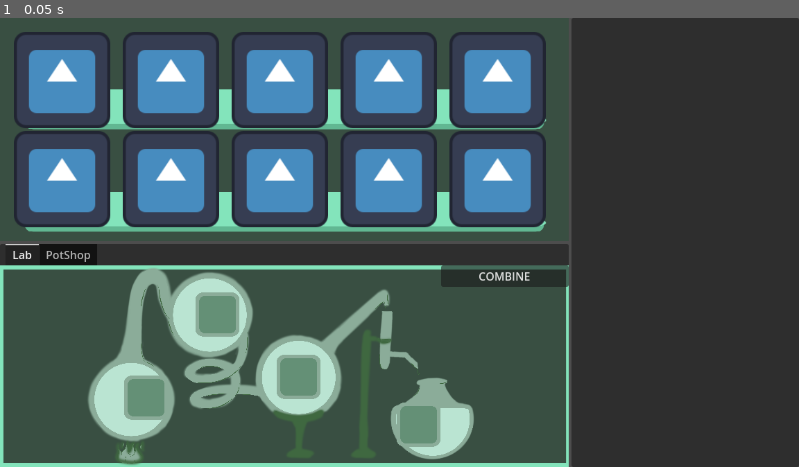
Above: before the commit, frame 1.
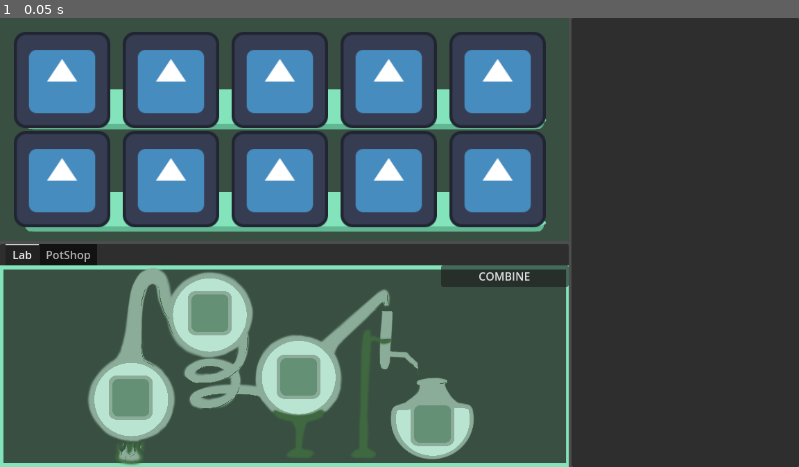
Above: after the commit, the same moment.

Repository: Girlies-stdio/elementalchemy
Game: Godot game, scene res://Scenes/main.tscn
Two runs of this game, one before a commit and one after it. Both use one fixed random seed, a clock stepped at 60 frames per second and the inputs below. The engine's default icon, where the game draws it, is replaced by a stand-in: a white triangle on a blue panel in a dark square.
Inputs:
- Up to frame 1 (0.05 s): no input

The runs differ from the first frame. In frame 1, 1.1% of the frame differs, in the area x 13-57%, y 60-96%.

Commit message:
brewing setup

Diff:
--- a/Scenes/main.tscn
+++ b/Scenes/main.tscn
@@ -172,9 +172,9 @@
 [node name="InputSlot1" parent="HBoxContainer/VBoxContainer/Workbench/WorkbenchTabs/Lab/Brewing" instance=ExtResource("5_21xkr")]
 layout_mode = 1
 anchors_preset = -1
-anchor_left = 0.102658
+anchor_left = 0.0654846
 anchor_top = 0.536
-anchor_right = 0.211658
+anchor_right = 0.174485
 anchor_bottom = 0.777
 offset_left = -0.112003
 offset_top = 0.0240021
@@ -186,10 +186,10 @@
 [node name="InputSlot2" parent="HBoxContainer/VBoxContainer/Workbench/WorkbenchTabs/Lab/Brewing" instance=ExtResource("5_21xkr")]
 layout_mode = 1
 anchors_preset = -1
-anchor_left = 0.279658
-anchor_top = 0.124
-anchor_right = 0.388
-anchor_bottom = 0.364436
+anchor_left = 0.26134
+anchor_top = 0.117127
+anchor_right = 0.369682
+anchor_bottom = 0.357563
 offset_left = -0.100006
 offset_top = -0.0840034
 offset_right = 0.127991
@@ -214,10 +214,10 @@
 [node name="OutputSlot" parent="HBoxContainer/VBoxContainer/Workbench/WorkbenchTabs/Lab/Brewing" instance=ExtResource("5_21xkr")]
 layout_mode = 1
 anchors_preset = -1
-anchor_left = 0.778
-anchor_top = 0.67
-anchor_right = 0.887
-anchor_bottom = 0.911
+anchor_left = 0.81277
+anchor_top = 0.666564
+anchor_right = 0.92177
+anchor_bottom = 0.907564
 offset_left = -0.0320435
 offset_top = 0.030014
 offset_right = -0.228027
